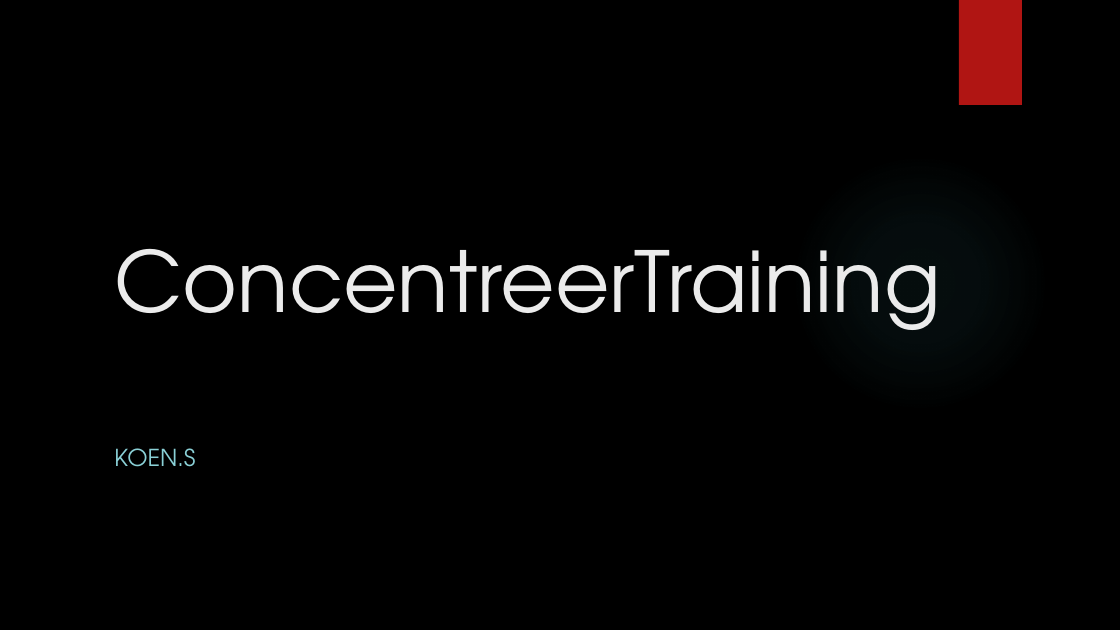
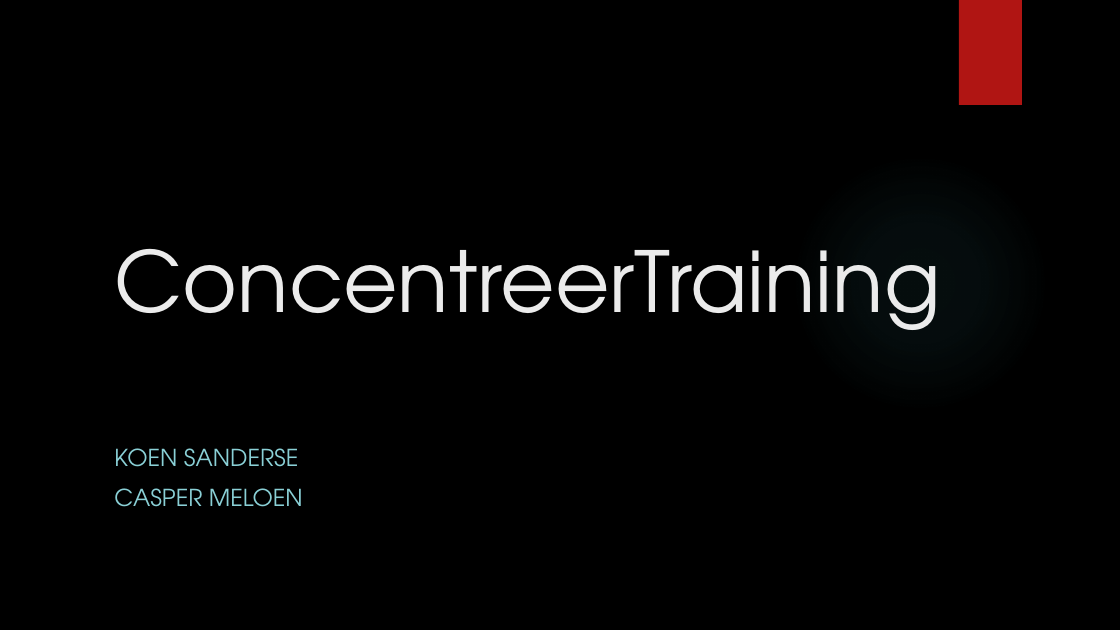
Before and after one commit to waffel183/ProjectGamelab, a slide deck: slide 1 of Portfolio/p01.pptx. Drawn at 1120x630 pixels with LibreOffice and Linux fonts; fonts in the diff are those of the drawing; background and template pictures are left out. Boxes give left, top, right and bottom in pixels: in the first picture for what was removed or moved away, otherwise in the second. Text is boxed around its words. In the diff, an @@ line names an element or a change of style, - is before the commit and + after.

Commit message:
Added Casper to pp and readme

```diff
--- a/Portfolio/p01.pptx
+++ b/Portfolio/p01.pptx
@@ subtitle at (114,448,303,507): text changed @@
-KOEN.S
+KOEN SANDERSE
+CASPER MELOEN
```
Also in this commit, not shown: 1 other file.
